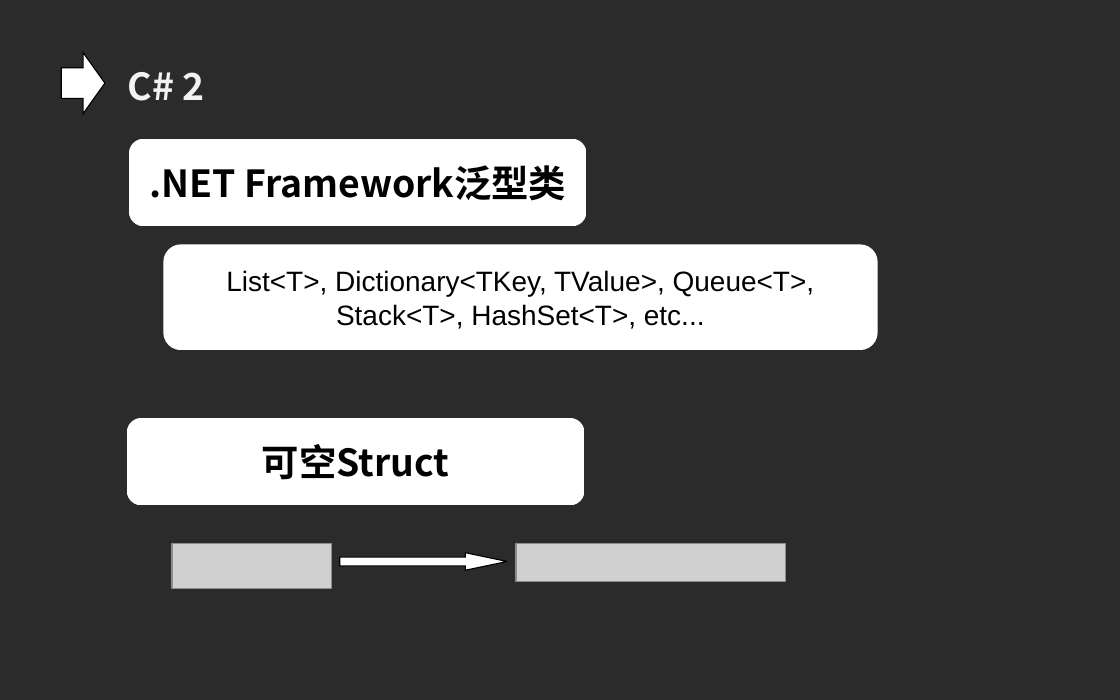
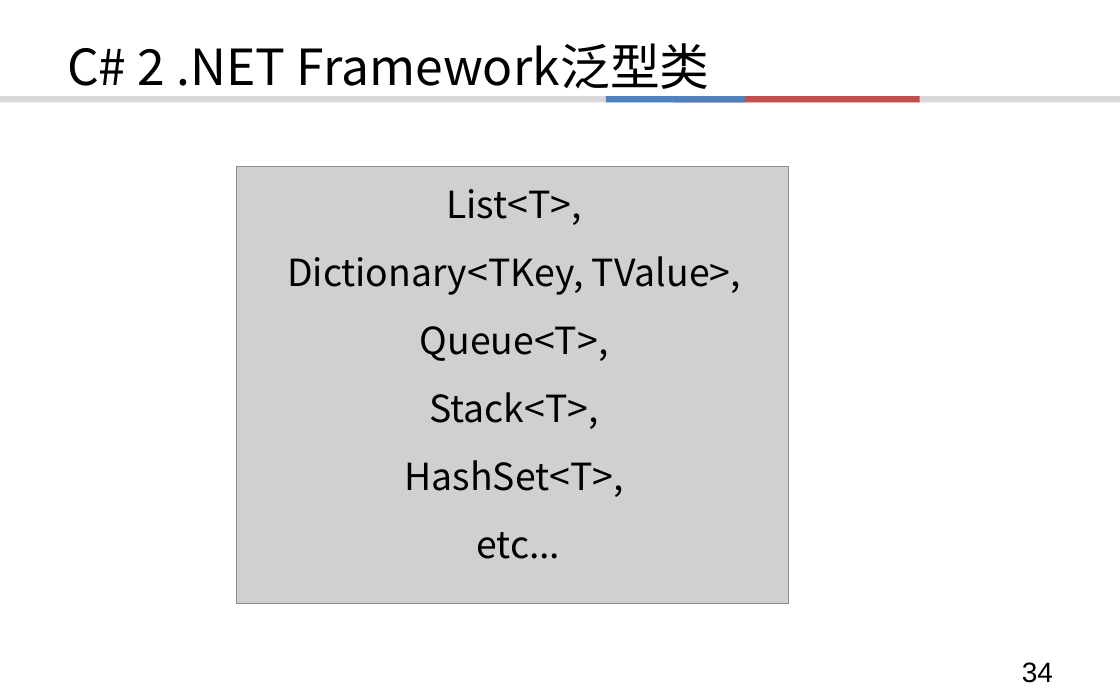
Before and after one commit to TerabyteX/lecture, a slide deck: slide 34 of C#/CsharpEvolution.ppt (slide 27 before the commit). Drawn at 1120x700 pixels with LibreOffice and Linux fonts; fonts in the diff are those of the drawing; grey boxes stand for pictures; background and template pictures are left out; a plain dark background stands for a picture behind light text. Boxes give left, top, right and bottom in pixels: in the first picture for what was removed or moved away, otherwise in the second. Text is boxed around its words. In the diff, an @@ line names an element or a change of style, - is before the commit and + after.

```diff
--- a/C#/CsharpEvolution.ppt
+++ b/C#/CsharpEvolution.ppt
@@ background picture (left out) to #FFFFFF @@
@@ right arrow removed at bbox=[62, 53, 105, 114] @@
@@ title added at bbox=[67, 43, 710, 97], 32 pt, text #000000 @@
+C# 2 .NET Framework泛型类
@@ text removed at bbox=[128, 72, 205, 101] @@
-C# 2
@@ rectangle added at bbox=[0, 96, 1120, 103], fill #D8D8D8 @@
@@ rectangle added at bbox=[606, 96, 745, 103], fill #4F81BD @@
@@ rectangle added at bbox=[674, 96, 920, 103], fill #C0504D @@
@@ rounded rectangle removed at bbox=[129, 139, 587, 226] @@
-.NET Framework泛型类
@@ picture: place and size @@
-picture at bbox=[172, 544, 333, 589]
+picture at bbox=[236, 166, 788, 604]
@@ text "List<T>,": place and size @@
-text "List<T>," at bbox=[164, 244, 878, 349]
+text "List<T>," at bbox=[287, 189, 741, 559]
@@ text "List<T>," at bbox=[287, 189, 741, 559]: vertical alignment middle to top; fill #FFFFFF to none @@
@@ text at bbox=[287, 189, 741, 559]: text changed; size 18 to 24 pt; font Arial to Noto Sans CJK SC @@
-List<T>, Dictionary<TKey, TValue>, Queue<T>, Stack<T>, HashSet<T>, etc...
+List<T>,
+Dictionary<TKey, TValue>,
+Queue<T>,
+Stack<T>,
+HashSet<T>,
+etc...
@@ rounded rectangle removed at bbox=[127, 418, 585, 505] @@
-可空Struct
@@ right arrow removed at bbox=[339, 553, 507, 571] @@
@@ picture removed at bbox=[516, 544, 786, 581] @@
@@ page number added at bbox=[1022, 662, 1053, 683], 18 pt, text #000000 @@
+34
```
Also in this commit, not shown: 47 other slides changed, 37 slides added, 7 slides removed.
